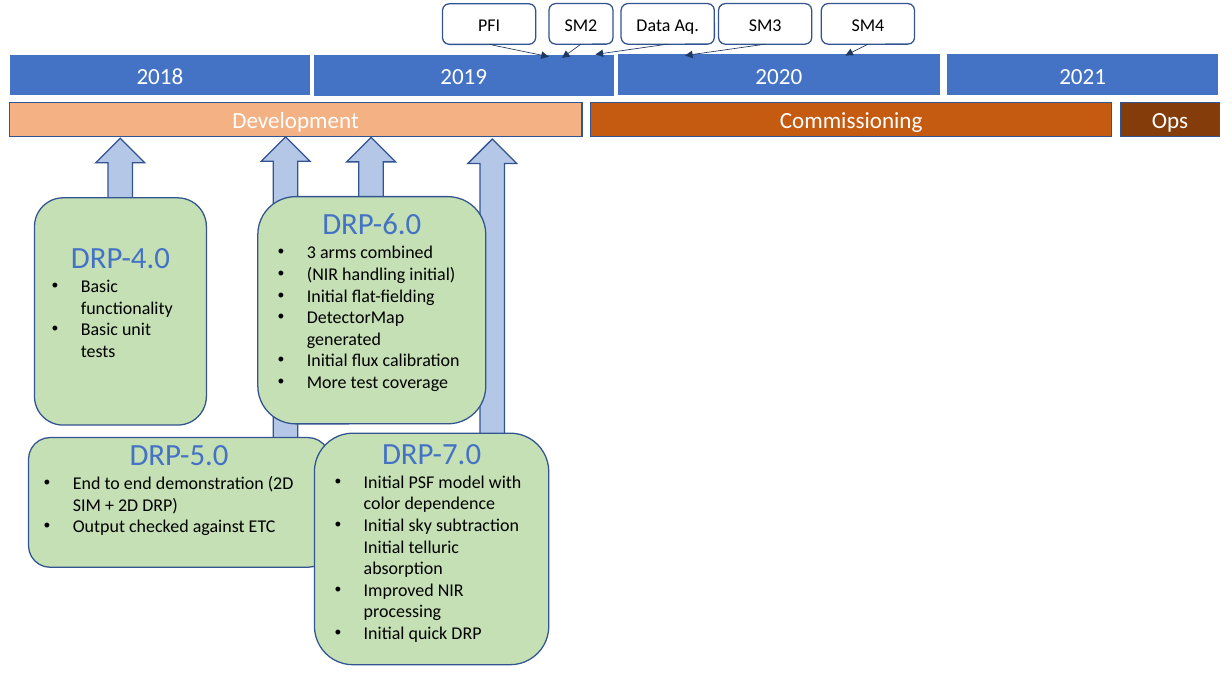
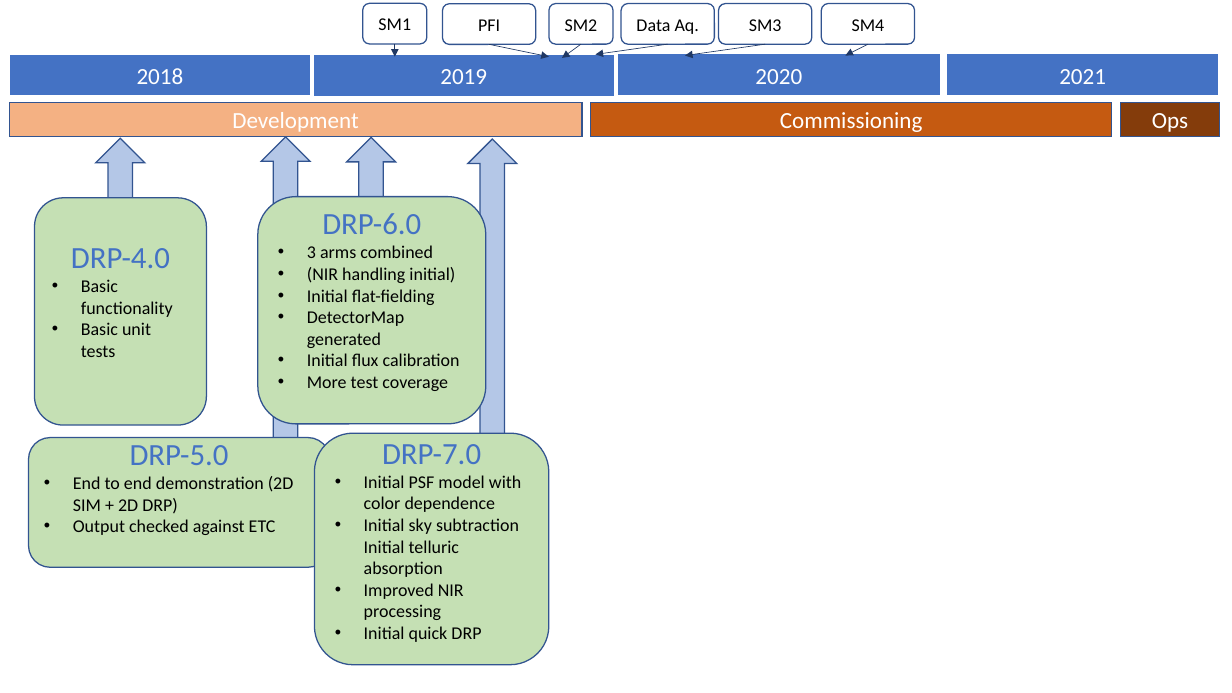
Before and after one commit to hassanxp/Shanghai2018, a slide deck: slide 8 of presentation-drp-plan/2DDRP-PresentationShanghai2018.pptx. Drawn at 1232x693 pixels with LibreOffice and Linux fonts; fonts in the diff are those of the drawing. Boxes give left, top, right and bottom in pixels: in the first picture for what was removed or moved away, otherwise in the second. Text is boxed around its words. In the diff, an @@ line names an element or a change of style, - is before the commit and + after.

```diff
--- a/presentation-drp-plan/2DDRP-PresentationShanghai2018.pptx
+++ b/presentation-drp-plan/2DDRP-PresentationShanghai2018.pptx
@@ rounded rectangle added at [363, 4, 427, 44], outline #325491 1 pt, 14 pt, text #000000 @@
+SM1
@@ arrow added from (395, 44) to (395, 56), #203864 0.5 pt @@
```
Also in this commit, not shown: 11 other slides changed, 1 other file.
